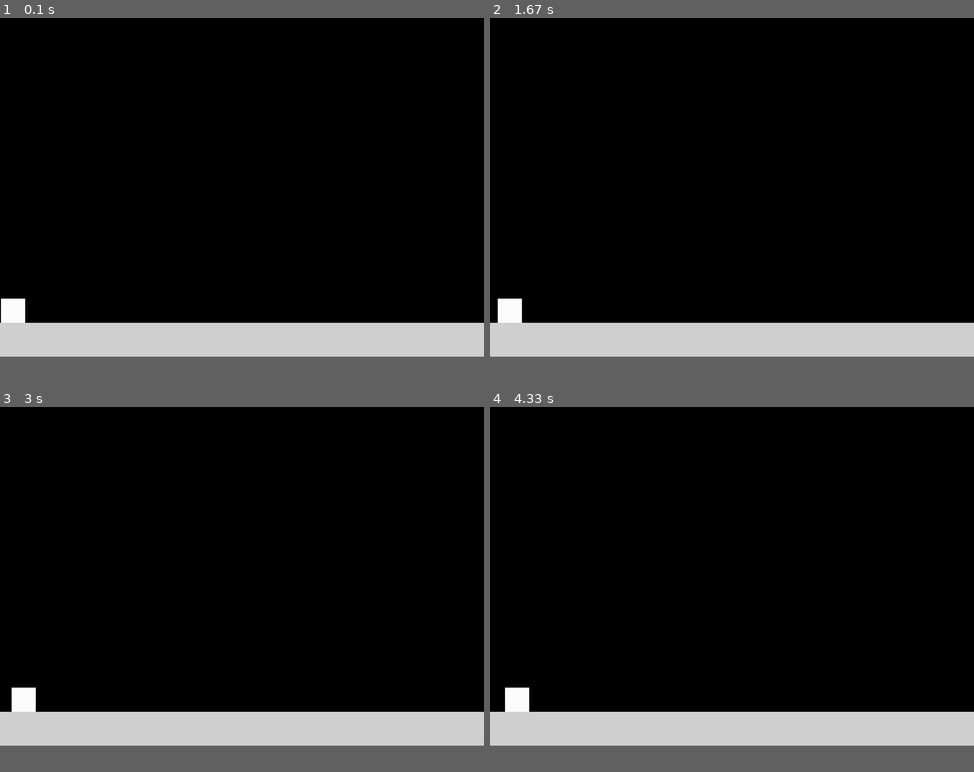
Above: before the commit, frames 1-4 (two rows, left to right).
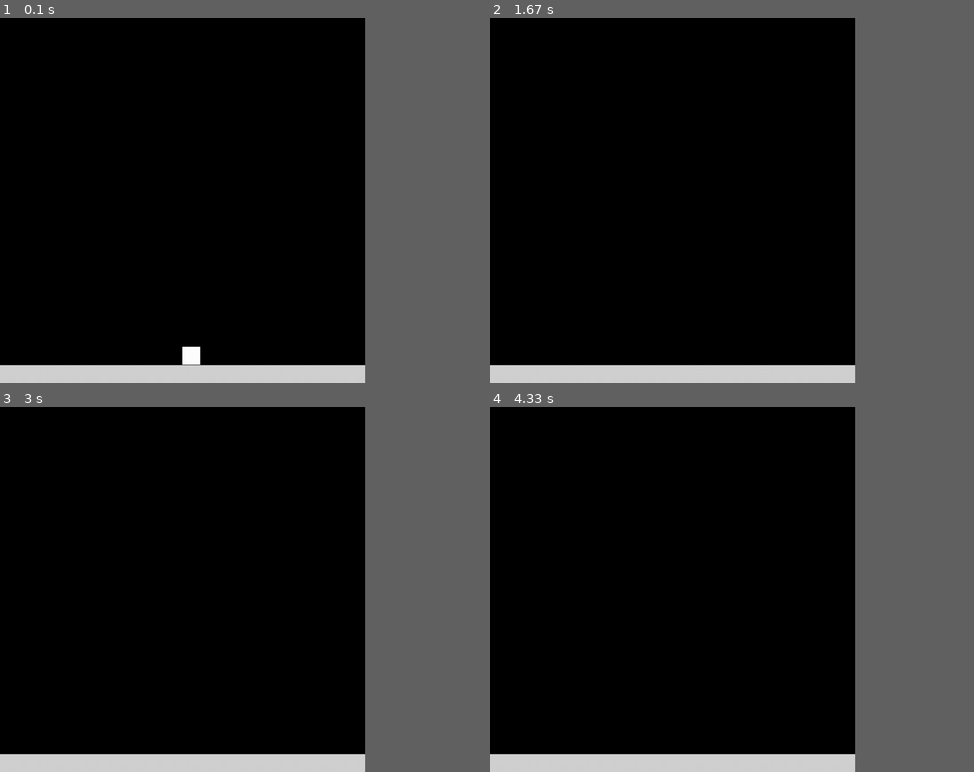
Above: after the commit, the same moments.

Repository: aoberai/implementations
Game: pygame game, started from control_theory_sims/sliding_block/runner.py
Two runs of this game, one before a commit and one after it. Both use one fixed random seed, a clock stepped at 60 frames per second and the inputs below.
Inputs:
- Up to frame 1 (0.1 s): no input
- Up to frame 2 (1.67 s): no input
- Up to frame 3 (3 s): no input
- Up to frame 4 (4.33 s): no input
In our replay, the window is 900x630 before the commit and 679x679 after it. These sizes can differ from the game's own. Grey fills any space a smaller window leaves; there, only what the larger window draws over its background counts as a difference.

The runs differ from the first frame. In frame 1, 11% of the frame differs, in the area x 0-100%, y 76-96%; in frame 2, 13%, in the area x 0-100%, y 76-100%; in frame 3, 13%; in frame 4, 13%.

Commit message:
real world units

Diff:
--- /dev/null
+++ b/control_theory_sims/sliding_block/constants.py
@@ -0,0 +1,3 @@
+WHITE  = (255, 255, 255)
+GREY   = (210, 210, 210)
+PIXELS_PER_METER = 1/0.0002645833
--- a/control_theory_sims/sliding_block/engine.py
+++ b/control_theory_sims/sliding_block/engine.py
@@ -1,27 +1,27 @@
 import time
 import pygame
+import constants as ct
 
 class _Block:
     g = 9.8
     def __init__(self, mass, x_init, v_init, s_coef_fric, k_coef_fric, display_dims):
         self.mass = mass
-        self.x_init = x_init[0]
-        self.v_init = v_init[0]
+        self.x_init = x_init
+        self.v_init = v_init
         self.s_coef_fric = s_coef_fric
         self.k_coef_fric = k_coef_fric
-        self.x_h = self.x_init
-        self.v_h = self.v_init
+        self.x_h = self.x_init[0]
+        self.v_h = self.v_init[0]
         self.init_time = time.time()
         self.display_dims = display_dims
-        pass
     def step(self, current_time, applied_f):
         normal_f = self.g*self.mass
         fric_f = normal_f * self.k_coef_fric
         net_f = (applied_f - fric_f)
         a = net_f/self.mass
         d_time = current_time - self.init_time
-        self.x_h = self.x_init + self.v_init*d_time + 0.5*a*d_time**2
-        self.v_h = self.v_init + a*d_time
+        self.x_h = self.x_init[0] + self.v_init[0]*d_time + 0.5*a*d_time**2
+        self.v_h = self.v_init[0] + a*d_time
         return (self.x_h, self.v_h, net_f)
 
 class _Surface:
@@ -33,23 +33,26 @@
         pass
 
 class Components:
-    def __init__(self, mass, surface_width, surface_height, x_init, v_init, s_coef_fric, k_coef_fric, block_display_dims, wants_render=True):
+    def __init__(self, mass, surface_width, surface_height, x_init, v_init, s_coef_fric, k_coef_fric, block_display_dims, wants_render=True, screen_dims=(5, 5)):
+        '''
+        All units, including display_dims, is in meters
+        '''
         self._block = _Block(mass, x_init, v_init, s_coef_fric, k_coef_fric, display_dims=block_display_dims)
         self._surface = _Surface(surface_width, surface_height)
+        self.screen_dims = screen_dims
         if wants_render:
-            self._GREY   = (210, 210 ,210)
-            self._WHITE  = (255, 255, 255)
-            self._SCREEN_WIDTH = 1000
-            self._SCREEN_HEIGHT = 700
             pygame.init()
-            self.pyg_surface = pygame.display.set_mode((self._SCREEN_WIDTH, self._SCREEN_HEIGHT,))
-
+            self.pyg_surface = pygame.display.set_mode((int(screen_dims[0]*ct.PIXELS_PER_METER), int(screen_dims[1]*ct.PIXELS_PER_METER)))
     def step(self, current_time, applied_f):
         self._surface.step()
+        # TODO: add contact param which checks for contact from all sides
         block_state = self._block.step(current_time, applied_f)
         return block_state
     def render(self, block_state):
         self.pyg_surface.fill((0, 0, 0))
-        pygame.draw.rect(self.pyg_surface, self._GREY, pygame.Rect(0, self._SCREEN_HEIGHT - self._SCREEN_HEIGHT * self._surface.height, self._surface.width * self._SCREEN_WIDTH, self._surface.height * self._SCREEN_HEIGHT))
-        pygame.draw.rect(self.pyg_surface, self._WHITE, pygame.Rect((block_state[0], self._SCREEN_HEIGHT - self._SCREEN_HEIGHT * self._surface.height - self._block.display_dims[1]), (self._block.display_dims[0], self._block.display_dims[1])))
+        # TODO: put pygame rect in class
+        surf_rect = pygame.Rect(0, int(ct.PIXELS_PER_METER*(self.screen_dims[1]-self._surface.height)), int(self._surface.width*self.screen_dims[0]*ct.PIXELS_PER_METER**2), int(self._surface.height*self.screen_dims[1]*ct.PIXELS_PER_METER**2))
+        block_rect = pygame.Rect(int(ct.PIXELS_PER_METER*block_state[0]), int(ct.PIXELS_PER_METER*(self.screen_dims[1] - self._surface.height - self._block.display_dims[1])), int(ct.PIXELS_PER_METER*self._block.display_dims[0]), int(ct.PIXELS_PER_METER*self._block.display_dims[1]))
+        pygame.draw.rect(self.pyg_surface, ct.GREY, surf_rect)
+        pygame.draw.rect(self.pyg_surface, ct.WHITE, block_rect)
         pygame.display.flip()
--- a/control_theory_sims/sliding_block/runner.py
+++ b/control_theory_sims/sliding_block/runner.py
@@ -1,12 +1,16 @@
 from engine import Components
 import time
+import math
 
 # Implement y component forces and interactions with static obj
-components = Components(mass=10, surface_width=1, surface_height=0.1, x_init=(2, 0), v_init=(10, 0), s_coef_fric=0.3, k_coef_fric=0.15, block_display_dims=(50, 50), wants_render=True)
+components = Components(mass=10, surface_width=0.3, surface_height=0.01, x_init=(0.1, 0), v_init=(0.01, 0), s_coef_fric=0.3, k_coef_fric=0.15, block_display_dims=(0.01, 0.01), wants_render=True, screen_dims=(0.2, 0.2))
+
+def force_func(time):
+    return 5*(math.sin(time)+0.5)
 
 while True:
     curr_time = time.time()
-    x_h, v_h, f_h = components.step(curr_time, applied_f=0.1)
+    x_h, v_h, f_h = components.step(curr_time, applied_f=force_func(curr_time))
     components.render(block_state=(x_h, v_h,))
     print("Position: %0.3f; Velocity: %0.3f, Net Horizontal Force: %0.3f" % (x_h, v_h, f_h))
     time.sleep(0.1)
